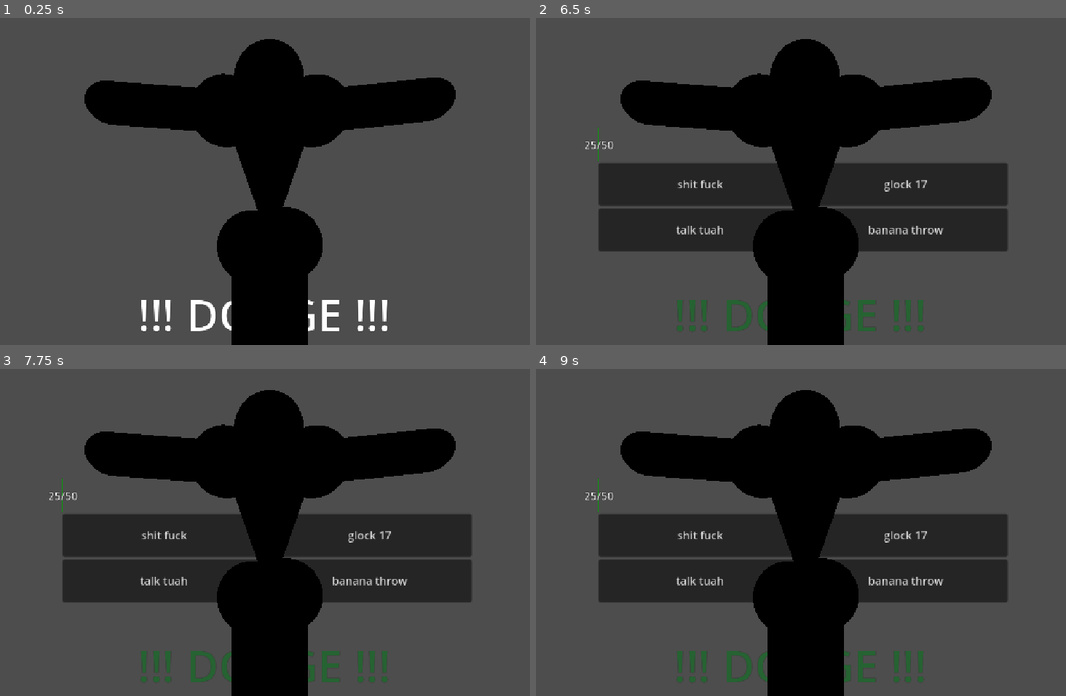
Above: before the commit, frames 1-4 (two rows, left to right).
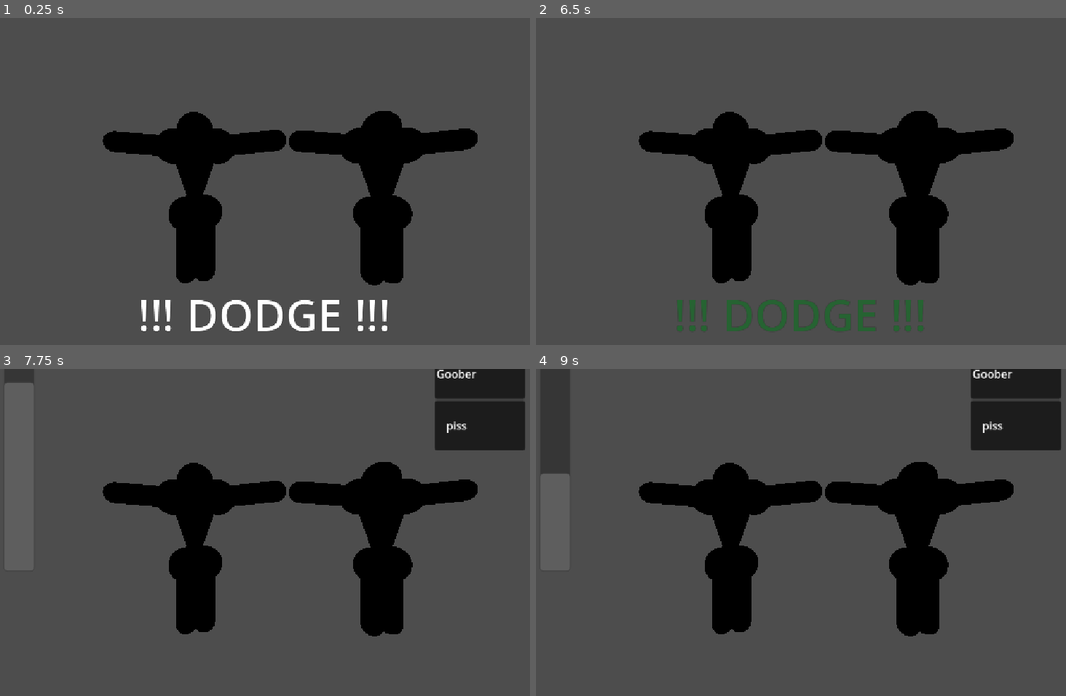
Above: after the commit, the same moments.

Repository: Game-Development-Club-at-UMD/CritBash
Game: Godot game, scene res://Combat/Battle Scene/battle.tscn
Two runs of this game, one before a commit and one after it. Both use one fixed random seed, a clock stepped at 60 frames per second and the inputs below. The engine's default icon, where the game draws it, is replaced by a stand-in: a white triangle on a blue panel in a dark square.
Inputs (mouse positions are in pixels of both pictures, inside the frame that each line leads up to):
- Up to frame 1 (0.25 s): no input
- Up to frame 2 (6.5 s): tap Enter (ui_accept) at 0.5, 0.6, 0.77, 1.07, 1.25, 1.52, 1.55, 1.82, 2, 2.3, 2.75, 2.85, 3.02, 3.32, 3.5, 3.77, 3.8, 4.07, 4.25, 4.52, 4.55, 4.82, 5.1, 6.02, 6.05, 6.32 s; move the mouse to (917, 165) at 0.52 s; click (917, 165) at 0.67 s; move the mouse to (673, 197) at 1.27 s; hold Down (ui_down) 1.28-2.03 s; tap Space (Dodge) at 1.35, 3.6, 5.85 s; move the mouse to (848, 109) at 2.02 s; click (848, 109) at 2.1 s; move the mouse to (763, 246) at 2.77 s; click (763, 246) at 2.92 s; move the mouse to (965, 230) at 3.52 s; hold Down (ui_down) 3.53-5.78 s; move the mouse to (615, 132) at 4.27 s; click (615, 132) at 4.35 s; move the mouse to (822, 181) at 5.02 s; click (822, 181) at 5.17 s; move the mouse to (705, 99) at 5.77 s
- Up to frame 3 (7.75 s): move the mouse to (381, 516) at 6.52 s; click (381, 516) at 6.6 s; tap Enter (ui_accept) at 6.77, 6.8, 7.07, 7.35, 7.52 s; move the mouse to (137, 548) at 7.27 s; click (137, 548) at 7.42 s
- Up to frame 4 (9 s): tap Enter (ui_accept) at 7.82, 8.3 s; move the mouse to (848, 460) at 8.02 s; hold Down (ui_down) from 8.03 s (still down); tap Space (Dodge) at 8.1 s; move the mouse to (763, 597) at 8.77 s; click (763, 597) at 8.85 s

The runs differ from the first frame. In frame 1, 29% of the frame differs, in the area x 15-91%, y 6-100%; in frame 2, 41%; in frame 3, 46%, in the area x 9-100%, y 0-100%; in frame 4, 46%.

Commit message:
BATTLE MOSTLY WORKING

Diff:
--- a/Combat/Battle Scene/battle.tscn
+++ b/Combat/Battle Scene/battle.tscn
@@ -1,10 +1,11 @@
-[gd_scene load_steps=10 format=3 uid="uid://cp2prdao74j3h"]
+[gd_scene load_steps=11 format=3 uid="uid://cp2prdao74j3h"]
 
 [ext_resource type="Script" uid="uid://d4jalbtjm0yrc" path="res://Combat/Manager/CombatManager.gd" id="1_16hna"]
 [ext_resource type="PackedScene" uid="uid://b6ic7wsg00p1j" path="res://Enemy/enemy.tscn" id="2_16hna"]
 [ext_resource type="PackedScene" uid="uid://c6a7ifv5dqitu" path="res://Buttons/DodgeButton.tscn" id="2_fd3ov"]
-[ext_resource type="PackedScene" uid="uid://bpheptv2por27" path="res://Parent Creature/debugPlayer/debug_player.tscn" id="2_v35c4"]
 [ext_resource type="Texture2D" uid="uid://ca88jmepuw7wh" path="res://icon.svg" id="3_i431l"]
+[ext_resource type="PackedScene" uid="uid://b06tbbb80heof" path="res://Player/player.tscn" id="6_dau4u"]
+[ext_resource type="PackedScene" uid="uid://cg2ay31ud2g6o" path="res://Combat/Scenes/CombatUI.tscn" id="6_v35c4"]
 
 [sub_resource type="StyleBoxFlat" id="StyleBoxFlat_w7wwj"]
 bg_color = Color(0.99607843, 0, 0, 1)
@@ -160,11 +161,17 @@
 grow_horizontal = 2
 grow_vertical = 2
 
-[node name="DebugPlayer" parent="." instance=ExtResource("2_v35c4")]
+[node name="CombatUi" parent="Camera3D/SubViewport/CanvasLayer" instance=ExtResource("6_v35c4")]
+unique_name_in_owner = true
 
 [node name="Enemy" parent="." instance=ExtResource("2_16hna")]
+unique_name_in_owner = true
+transform = Transform3D(1, 0, 0, 0, 1, 0, 0, 0, 1, -1.9078076, 0, -3.0171533)
 
 [node name="Sprite3D" type="Sprite3D" parent="."]
 texture = SubResource("ViewportTexture_fd3ov")
 region_enabled = true
 region_rect = Rect2(-6.944275, -0.7622757, 779.48694, 517.29584)
+
+[node name="Player" parent="." instance=ExtResource("6_dau4u")]
+transform = Transform3D(1, 0, 0, 0, 1, 0, 0, 0, 1, 3.328918, 0, -2.904407)
--- a/Combat/Manager/CombatManager.gd
+++ b/Combat/Manager/CombatManager.gd
@@ -1,33 +1,30 @@
 class_name CombatManager extends Node3D
 
 @onready var dodge_button: DodgeButton = %DodgeButton
-@onready var player: Node3D = $DebugPlayer
-#@onready var enemy : Enemy = %Enemy
-@onready var enemy: Enemy = $Enemy
+@onready var player: Node3D = $Player
+@onready var enemy: Enemy = %Enemy
+@onready var combat_ui: CombatUI = %CombatUi
+
 
 #TODO: have cleaner way to get each attack button, makes it easier to import resources to/grab resources from
 #TODO: also, have some kind of CombatButton class
-@onready var button_1: Button = $Camera3D/SubViewport/CanvasLayer/Playerstats/GridContainer/Attack1
-@onready var button_2: Button = $Camera3D/SubViewport/CanvasLayer/Playerstats/GridContainer/Attack2
-@onready var button_3: Button = $Camera3D/SubViewport/CanvasLayer/Playerstats/GridContainer/Attack3
-@onready var button_4: Button = $Camera3D/SubViewport/CanvasLayer/Playerstats/GridContainer/Attack4
-@onready var playerstats: Panel = $Camera3D/SubViewport/CanvasLayer/Playerstats
 
-@onready var buttons_arr : Array[Button] = [button_1, button_2, button_3, button_4]
 
 
 func _ready() -> void:
-	playerstats.visible = false
-	enemy.debug_limb_swapping()
-	player.debug_limb_swapping()
+	combat_ui.visible = false
+	#enemy.debug_limb_swapping()
+	#player.debug_limb_swapping()
 	dodge_button.connect("dodgeStartPhase", _on_dodge_timer_start)
 	#TODO: make signal in class CombatButton to emit its held Move resource when its clicked
 	#for button in buttons_arr:
 		#button.connect('clicked', callMoveOnEnemy)
 	enemy.connect("sendEnemyMove", callMoveOnPlayer)
 
-	player.connect("sendPlayerMove", callMoveOnPlayer)
+	#player.connect("sendPlayerMove", callMoveOnPlayer)
 	player.connect("sendMaxHealth", getPlayerMaxHealth)
+	player.connect("sendPlayerMoveHolder", updateUIButtons)
+	player.sendPlayerMoveHolder.emit(player.moveHolder)
 
 
 	# give the player a moment to digest the scene before starting attack
@@ -76,25 +73,32 @@
 func callMoveOnEnemy(moveToCall : Move):
 	moveToCall.DoMove(enemy)
 
-func getPlayerMaxHealth(pMaxHealth : int):
+func getPlayerMaxHealth(_pMaxHealth : int):
 	pass
 
 func start_player_attack():
 	print("PLAYER CHOOSE ATTACK")
-	playerstats.visible = true
+	combat_ui.visible = true
+	dodge_button.visible = false
 	#TODO: change this so its a variable time to attack?
+	combat_ui.getCombatTimer().resetValue()
 	await get_tree().create_timer(3).timeout
 	end_player_attack()
 
 func end_player_attack():
 	print("end player attack phase")
-	playerstats.visible = false
 	await get_tree().create_timer(1).timeout
 	# restart attack loops here
 	dodge_button.startDodgePhase()
+	combat_ui.visible = false
+	dodge_button.visible = true
 	start_enemy_attack()
 
 
 func start_enemy_attack():
-	await get_tree().create_timer(1).timeout
+	await get_tree().create_timer(2).timeout
 	enemy.SelectMove()
+
+
+func updateUIButtons(playerMHolder : MoveHolder):
+	combat_ui.create_button_from_dict(playerMHolder)
--- a/Combat/Scenes/Attack_buttons.gd
+++ b/Combat/Scenes/Attack_buttons.gd
@@ -1,27 +1,33 @@
-extends Control
+class_name CombatUI extends Control
 
 var Buttonscene := preload("res://Combat/Scenes/attack_button.tscn")
 @onready var grid_container: GridContainer = $GridContainer
+@onready var combat_timer: CombatTimer = $CombatTimer
 
 var moveHolderInstance
 
-
-func _ready() -> void:
-
-
-	debug()
-	create_button_from_dict(moveHolderInstance)
+#
+#func _ready() -> void:
+#
+#
+	#debug()
+	#create_button_from_dict(moveHolderInstance)
 
 func create_button_from_dict(Movedict: MoveHolder) -> void:
-		for key in Movedict.moveDict.keys():
-			var newButton : ButtonInfo = Buttonscene.instantiate()
-			grid_container.add_child(newButton)
-			newButton.setMove(Movedict.moveDict[key])
-			newButton.setupVisuals()
+	for key in Movedict.moveDict.keys():
+		var newButton : ButtonInfo = Buttonscene.instantiate()
+		grid_container.add_child(newButton)
+		newButton.setMove(Movedict.moveDict[key])
+		newButton.setupVisuals()
+
 
 func attackMove(newMoveHolder :MoveHolder):
 	moveHolderInstance = newMoveHolder
 
+
+
+func getCombatTimer() -> CombatTimer:
+	return combat_timer
 
 
 func debug():
--- a/Combat/Scenes/CombatUI.tscn
+++ b/Combat/Scenes/CombatUI.tscn
@@ -1,6 +1,7 @@
-[gd_scene load_steps=2 format=3 uid="uid://cg2ay31ud2g6o"]
+[gd_scene load_steps=3 format=3 uid="uid://cg2ay31ud2g6o"]
 
 [ext_resource type="Script" uid="uid://b2fgtiv2l2ram" path="res://Combat/Scenes/Attack_buttons.gd" id="1_7vif2"]
+[ext_resource type="PackedScene" uid="uid://mkus6jx5gemi" path="res://CombatTimer/combat_timer.tscn" id="2_jpcbb"]
 
 [node name="CombatUi" type="Control"]
 layout_mode = 3
@@ -13,5 +14,9 @@
 
 [node name="GridContainer" type="GridContainer" parent="."]
 layout_mode = 1
-offset_right = 8.0
-offset_bottom = 20.0
+anchors_preset = 5
+anchor_left = 0.5
+anchor_right = 0.5
+grow_horizontal = 2
+
+[node name="CombatTimer" parent="." instance=ExtResource("2_jpcbb")]
--- a/Combat/Scenes/button_move.gd
+++ b/Combat/Scenes/button_move.gd
@@ -9,10 +9,7 @@
 var move : Move
 
 
-
-
 func setText() -> void:
-	print(label)
 	label.text = move.getName()
 
 
@@ -22,7 +19,6 @@
 
 func setMove(newMove : Move):
 	move = newMove
-	print(move.getName())
 
 
 func setupVisuals() -> void:
--- a/CombatTimer/combat_timer.gd
+++ b/CombatTimer/combat_timer.gd
@@ -1,4 +1,4 @@
-extends Node2D
+class_name CombatTimer extends Node2D
 
 @onready var timer = $Timer
 @onready var progressbar = $ProgressBar
@@ -18,3 +18,11 @@
 func _on_progress_bar_value_changed(value: float) -> void:
 	if value == 0:
 		progressDepleted.emit()
+
+
+func setMaxValue(maxValue : float) -> void:
+	progressbar.max_value = maxValue
+
+func resetValue():
+	progressbar.value = progressbar.max_value
+	timer.start()
--- a/CombatTimer/combat_timer.tscn
+++ b/CombatTimer/combat_timer.tscn
@@ -9,7 +9,7 @@
 unique_name_in_owner = true
 offset_right = 44.0
 offset_bottom = 322.0
-max_value = 6.0
+max_value = 3.0
 fill_mode = 3
 show_percentage = false
 
--- a/Enemy/Enemy.gd
+++ b/Enemy/Enemy.gd
@@ -4,16 +4,18 @@
 
 var rNum : int
 
+
+func _ready() -> void:
+	super._ready()
+	if SceneSwitcher.get_enemy_scene() == null:
+		#TODO: replace this with SceneSwitcher.getRandomEnemy()
+		debug_limb_swapping()
+	else:
+		load_data_from_scene_switcher(SceneSwitcher.get_enemy_scene())
+
+
+
 ## Random Selection of one of the current moves
 func SelectMove():
 	rNum = randi_range(1, getMovesHolder().moveDict.size())
 	sendEnemyMove.emit(getMovesHolder().getMoveFromDict("Move"+ str(rNum)))
-	print(getMovesHolder().getMoveFromDict("Move"+ str(rNum)).getName())
-
-func SendDamageToPlayer() -> void:
-	pass
-
-#func _process(_delta: float) -> void:
-	#if Input.is_action_just_released("ui_accept"):
-		#SelectMove()
-		#
--- a/Parent Creature/Scripts/parent_creature.gd
+++ b/Parent Creature/Scripts/parent_creature.gd
@@ -1,5 +1,8 @@
 extends Node3D
 class_name ParentCreature
+
+@warning_ignore("unused_signal")
+signal sendPlayerMoveHolder(mHolder : MoveHolder)
 
 @onready var MAX_HEALTH: int
 @onready var current_health: int
@@ -28,6 +31,7 @@
 
 ## Connects signals from BodyPartHolder nodes to their respective functions
 func _ready() -> void:
+	@warning_ignore("standalone_expression")
 	torso.connect("instancing_new_torso", _on_new_torso_part_instanced)
 	for holder in limb_holders:
 		holder.connect("instancing_new_limb", _on_new_limb_part_instanced)
@@ -48,6 +52,7 @@
 	right_leg.set_transform(transforms.get("RightLeg"))
 	head.set_transform(transforms.get("Head"))
 
+
 @warning_ignore("unused_parameter")
 func _on_new_limb_part_instanced(new_limb : Limb):
 	pass
@@ -64,7 +69,36 @@
 	addMovesToMoveDict()
 	setMaxHealth()
 
+func load_data_from_scene_switcher(packed_scene : PackedScene):
+	# instantiate the PackedScene
+	var loaded_scene : ParentCreature = packed_scene.instantiate() as ParentCreature
+	var packed_body_part : PackedScene = PackedScene.new()
+	var matched_holder : BaseBodyPartHolder
+	# add player scene to the tree so we can actually change its data
+	#get_tree().root.add_child(loaded_scene)
+	get_tree().root.add_child.call_deferred(loaded_scene)
+	for loaded_holder in loaded_scene.get_children():
+		# grab the player-equivalent BodyPartHolder
+		matched_holder = get_node(String(loaded_holder.name)) as BaseBodyPartHolder
+		# pack the loaded body part into a PackedScene to pass into the set_body_part() function
+		if loaded_holder.get_body_part() == null:
+			push_warning("you're trying to pull data from a null limb, dumbass")
+		else:
+			packed_body_part.pack(loaded_holder.get_body_part())
+			# pass in value to matched BodyPartHolder
+			matched_holder.set_body_part(packed_body_part)
+	# NUKE the loaded scene off the face of the earth
+	loaded_scene.queue_free()
+	addMovesToMoveDict()
 
+	for holder in limb_holders as Array[BaseBodyPartHolder]:
+		getLimbResource(holder)
+
+	getLimbResource(torso)
+	addMovesToMoveDict()
+	setMaxHealth()
+
+#region getters and setters
 func getLimbResource(holder : BaseBodyPartHolder):
 	var bpr: BodyPartResource = holder.get_body_part().get_body_part_resource()
 	setBPRCurrentHealth(bpr)
@@ -104,7 +138,6 @@
 			if !moveHolder.checkIfValueExists(child.get_body_part().get_body_part_resource().getMove()):
 				moveHolder.addtoMoveDict("Move" + str(moveHolder.moveDict.size() + 1),child.get_body_part().get_body_part_resource().getMove())
 
-
 # Subtracts `val` to current health.
 func subtractHealth(val: int) -> void:
 	current_health = clamp(getCurrentHealth() - val, 0, MAX_HEALTH)
@@ -112,3 +145,5 @@
 ## Returns the dictionary in moveHolder
 func getMovesHolder() -> MoveHolder:
 	return moveHolder
+
+#endregion
--- a/Player/Player.gd
+++ b/Player/Player.gd
@@ -4,6 +4,15 @@
 
 signal sendMaxHealth(pMaxHealth : int)
 signal sendCurrentHealth(pCurrentHealth : int)
+
+
+func _ready() -> void:
+	super._ready()
+	if SceneSwitcher.get_player_scene() == null:
+		#TODO: replace this with SceneSwitcher.getDefaultPlayer()
+		debug_limb_swapping()
+	else:
+		load_data_from_scene_switcher(SceneSwitcher.get_player_scene())
 
 
 #Function to alter health
@@ -15,13 +24,7 @@
 	sendCurrentHealth.emit(getCurrentHealth())
 
 
-
-func _ready() -> void:
-	#sendMaxHealth.emit(getMaxHealth())
-	#sendCurrentHealth.emit(getCurrentHealth())
-	pass
-
-func _process(delta: float) -> void:
+func _process(_delta: float) -> void:
 	#debug()
 	pass
 
--- a/scene_switcher.gd
+++ b/scene_switcher.gd
@@ -1,12 +1,13 @@
 extends Node
 
-var packed_player_scene : PackedScene
-var packed_enemy_scene : PackedScene
+var packed_player_scene : PackedScene = null
+var packed_enemy_scene : PackedScene = null
 
 func _ready() -> void:
-	#TODO: remove debug init loading
-	save_player_scene(load("uid://dr6x0l7rc5yuk").instantiate())
-	save_enemy_scene(load("uid://dr6x0l7rc5yuk").instantiate())
+	pass
+	##TODO: remove debug init loading
+	#save_player_scene(load("uid://dr6x0l7rc5yuk").instantiate())
+	#save_enemy_scene(load("uid://dr6x0l7rc5yuk").instantiate())
 
 
 ## TODO: typecast player to PlayerCreature
